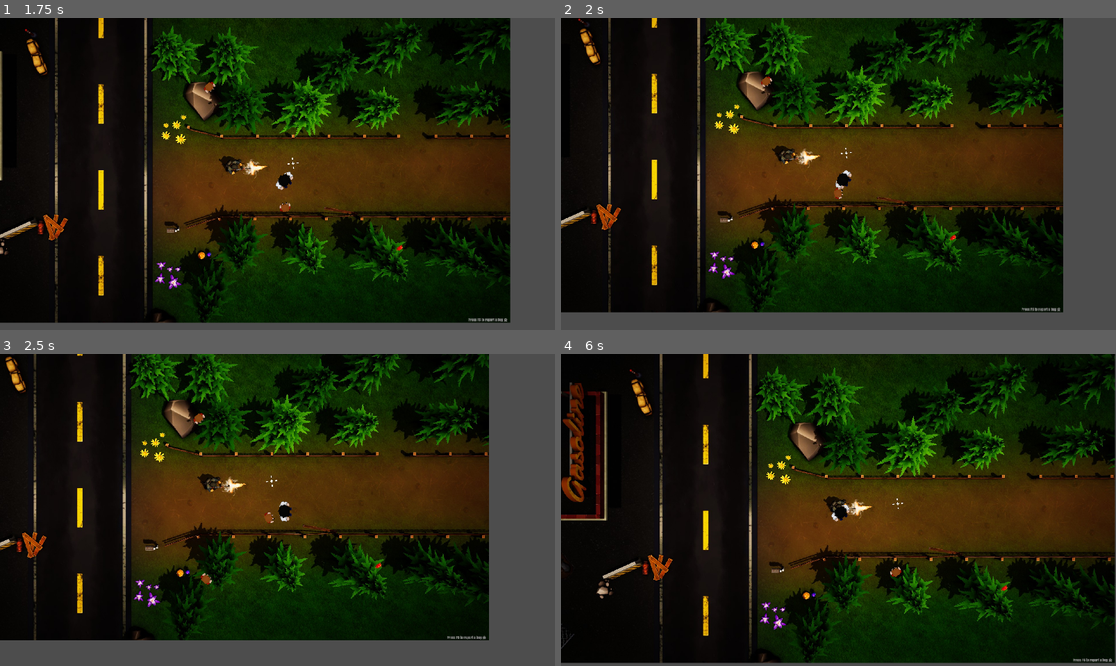
Above: before the commit, frames 1-4 (two rows, left to right).
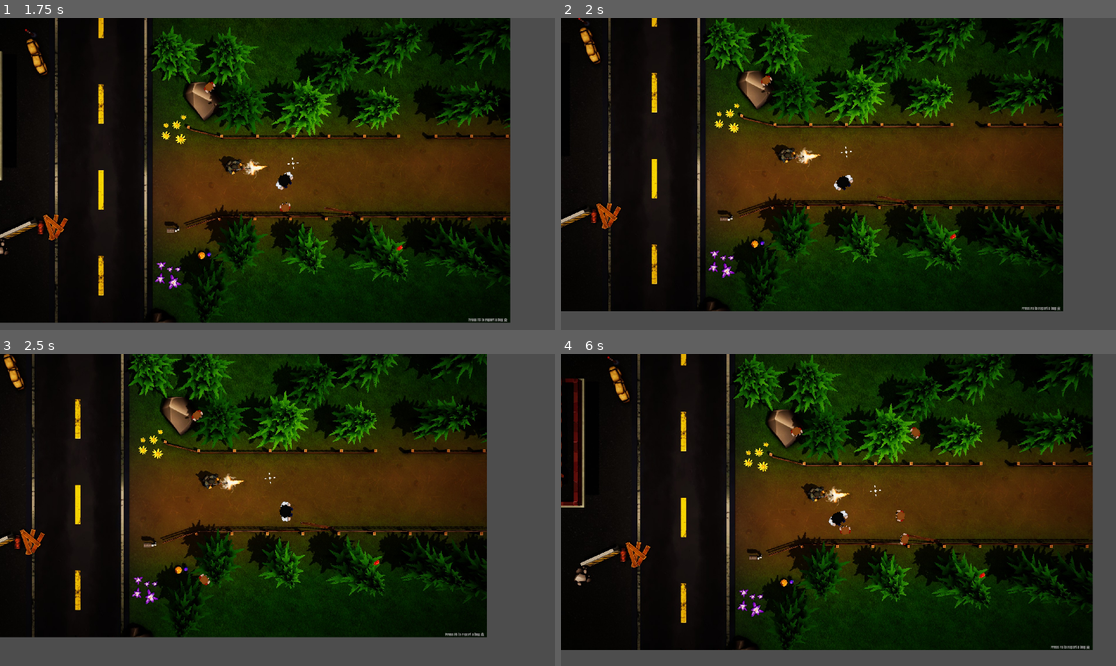
Above: after the commit, the same moments.

Repository: igordemello/mask-ggj
Game: Godot game, scene res://scenes/main.tscn
Two runs of this game, one before a commit and one after it. Both use one fixed random seed, a clock stepped at 60 frames per second and the inputs below.
Inputs (mouse positions are in pixels of both pictures, inside the frame that each line leads up to):
- Up to frame 1 (1.75 s): tap Enter at 0.5 s; move the mouse to (399, 158) at 0.52 s; hold D (move_right) 0.53-1.28 s; click (399, 158) at 0.67 s; move the mouse to (166, 189) at 1.27 s; hold S (move_down) from 1.28 s (still down)
- Up to frame 2 (2 s): keep holding S (move_down)
- Up to frame 3 (2.5 s): move the mouse to (333, 441) at 2.02 s; release S (move_down) at 2.03 s; hold D (move_right) from 2.03 s (still down)
- Up to frame 4 (6 s): move the mouse to (810, 572) at 2.77 s; release D (move_right) at 2.78 s; hold W (move_up) 2.78-3.53 s; click (810, 572) at 2.92 s; move the mouse to (1005, 556) at 3.52 s; hold A (move_left) 3.53-5.03 s; move the mouse to (672, 463) at 4.27 s; move the mouse to (866, 510) at 5.02 s; hold S (move_down) 5.03-5.78 s; click (866, 510) at 5.17 s; move the mouse to (755, 432) at 5.77 s; hold D (move_right) from 5.78 s (still down)

Frame 1 is identical in both runs. In frame 2, 6.5% of the frame differs, in the area x 0-91%, y 0-95%; in frame 3, 16%; in frame 4, 38%, in the area x 0-100%, y 0-100%.
Error before the commit: Cannot call method 'create_timer' on a null value. (res://script/player.gd:58)

Commit message:
progresso no hit

Diff:
--- a/scenes/main.tscn
+++ b/scenes/main.tscn
@@ -19,6 +19,7 @@
 [node name="CrowdSystem" type="Node2D" parent="." unique_id=1915152276]
 script = ExtResource("3_jyhfs")
 agent_scene = ExtResource("4_tbgi4")
+dissipate_radius = 130.0
 
 [node name="CrowdField" type="Node2D" parent="CrowdSystem" unique_id=1599278310]
 script = ExtResource("3_sugp2")
--- a/script/crowd_agent.gd
+++ b/script/crowd_agent.gd
@@ -7,6 +7,8 @@
 
 @onready var sprite: AnimatedSprite2D = $AnimatedSprite2D
 @export var rotation_speed := 8.0
+
+var dying := false
 
 func _physics_process(delta):
 	if not active:
@@ -33,3 +35,21 @@
 			force += diff.normalized() * (1.0 - dist / separation_radius)
 
 	velocity += force * separation_strength
+
+
+func dissipate(from_position: Vector2):
+	if dying:
+		return
+
+	dying = true
+	set_physics_process(false)
+
+	var dir := (global_position - from_position).normalized()
+	if dir == Vector2.ZERO:
+		dir = Vector2.UP
+
+	global_position += dir * 6
+
+	var tween := create_tween()
+	tween.tween_property(self, "modulate:a", 0.0, 0.15)
+	tween.tween_callback(queue_free)
--- a/script/crowd_system.gd
+++ b/script/crowd_system.gd
@@ -9,8 +9,7 @@
 
 @export var neighbor_radius := 20.0
 
-@export var dissipate_radius := 48.0
-@export var dissipate_count := 6
+@export var dissipate_radius := 64.0
 
 var agents: Array = []
 
@@ -78,13 +77,7 @@
 
 
 func dissipate_near_player():
-	var removed := 0
-
 	for a in agents:
-		if removed >= dissipate_count:
-			break
-
 		if a.global_position.distance_to(player.global_position) <= dissipate_radius:
 			agents.erase(a)
-			a.queue_free()
-			removed += 1
+			a.dissipate(player.global_position)
--- a/script/player.gd
+++ b/script/player.gd
@@ -8,7 +8,7 @@
 
 @onready var sprite: AnimatedSprite2D = $sprite
 
-@export var invincibility_time := 0.8
+@export var invincibility_time := 0.5
 var can_take_damage := true
 
 signal damaged
@@ -45,21 +45,22 @@
 	if not can_take_damage:
 		return
 
+	if GameController.vidas == 0:
+		print("morreu saporra")
+		return
+
 	GameController.vidas -= 1
 	print("Player tomou dano -1 coração")
 
 	can_take_damage = false
 	emit_signal("damaged")
 
-	if GameController.vidas == 0:
-		print("morreu saporra")
-		get_tree().reload_current_scene()
+
 
 	await get_tree().create_timer(invincibility_time).timeout
 	can_take_damage = true
 
 
 func _on_hitbox_area_entered(area: Area2D) -> void:
-	print("orgia")
 	if area.get_parent() is CharacterBody2D:
 		take_damage()
Not shown, added: Inimigo_grande2_run.png.import
Not shown, added: Sprites/Barras/eticaBoa.png.import
Not shown, added: Sprites/Barras/eticaRuim.png.import
Not shown, added: Sprites/Vida/vidaCheia.png.import
Not shown, added: Sprites/Vida/vidaVazia.png.import
Not shown, added: assets/Inimigo_grande2_run.png.import
Not shown, added: assets/jornal.png.import
Not shown, added: jornal.png.import
